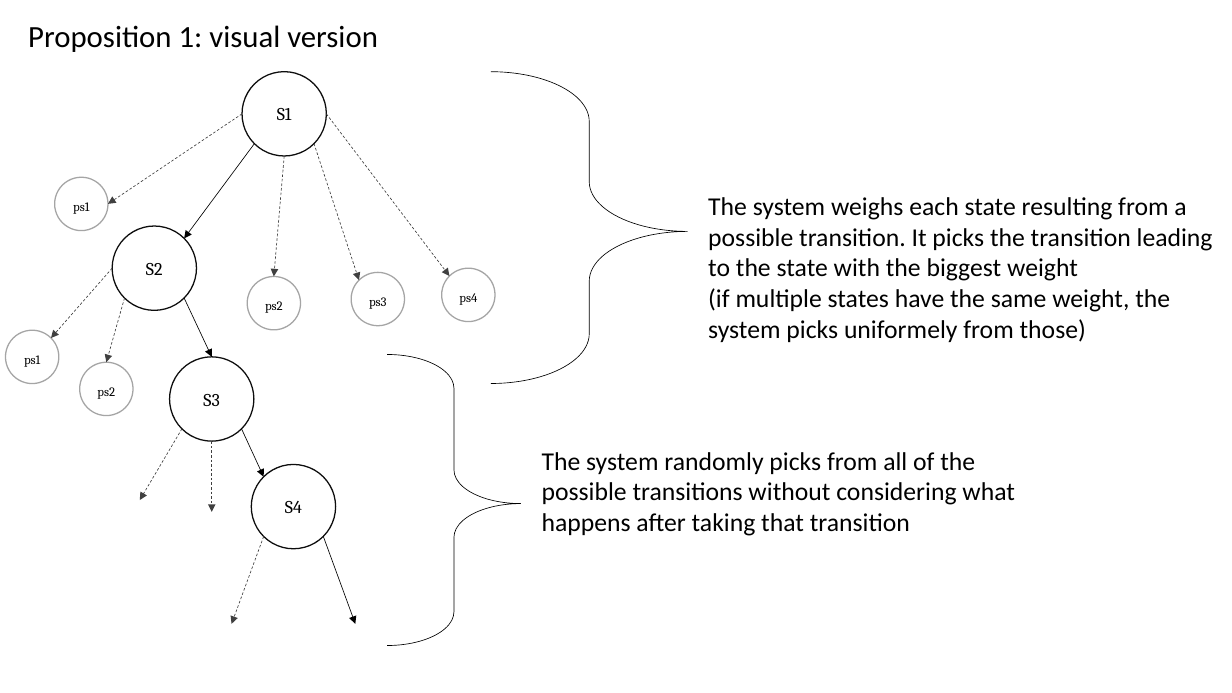
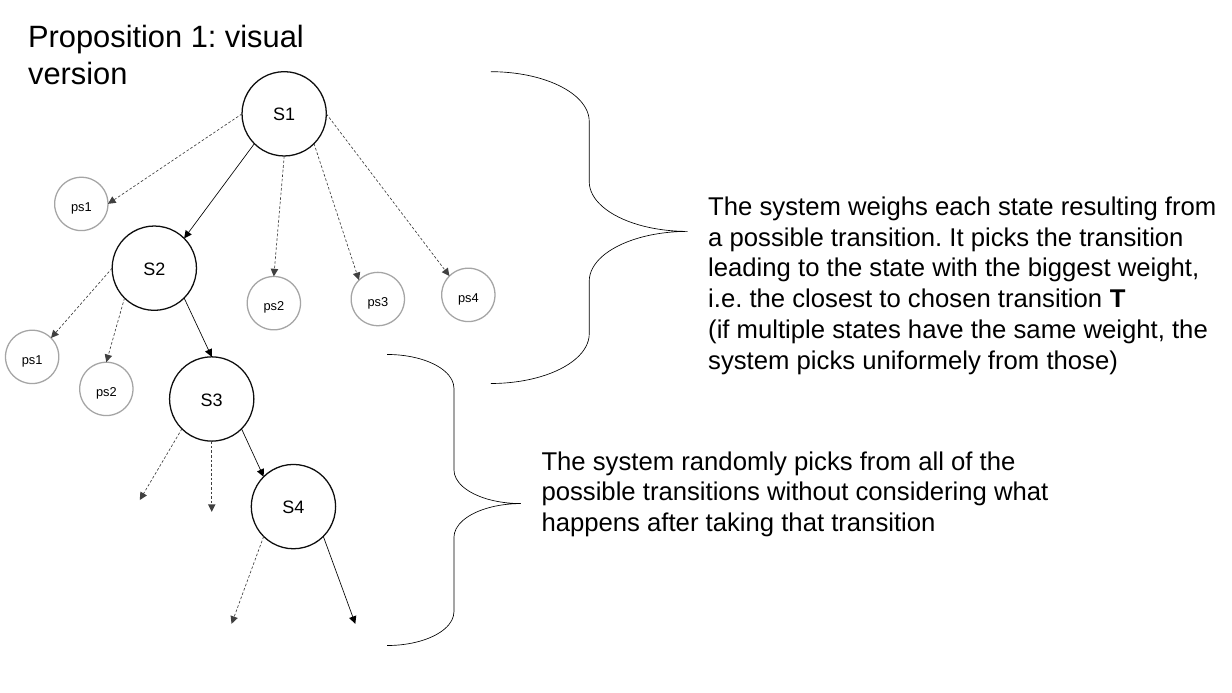
Before and after one commit to cubicle-model-checker/cubicle, a slide deck: slide 7 of mcmc_method.pptx (slide 3 before the commit). Drawn at 1232x693 pixels with LibreOffice and Linux fonts; fonts in the diff are those of the drawing. Boxes give left, top, right and bottom in pixels: in the first picture for what was removed or moved away, otherwise in the second. Text is boxed around its words. In the diff, an @@ line names an element or a change of style, - is before the commit and + after.

```diff
--- a/mcmc_method.pptx
+++ b/mcmc_method.pptx
@@ text "Proposition 1: visual version" at [28, 24, 304, 85]: font Calibri to Arial @@
@@ text at [708, 196, 1216, 308]: text changed; font Calibri to Arial @@
-The system weighs each state resulting from a possible transition. It picks the transition leading to the state with the biggest weight
+The system weighs each state resulting from a possible transition. It picks the transition leading to the state with the biggest weight, i.e. the closest to chosen transition T
@@ text at [708, 319, 1208, 375]: font Calibri to Arial in "(if multiple states have the same weight, ..." @@
@@ text "The system randomly picks from ..." at [542, 451, 1048, 537]: font Calibri to Arial @@
@@ font Cambria to Arial in 10 elements at [273, 107, 295, 120], [71, 202, 92, 214], [264, 301, 285, 313], [368, 297, 389, 309], [458, 293, 479, 305], [143, 262, 165, 275], [22, 355, 43, 367], [96, 387, 117, 399], [201, 393, 223, 406], [282, 500, 304, 513] @@
```
Also in this commit, not shown: 8 other slides changed, 15 slides added, 3 slides removed.
